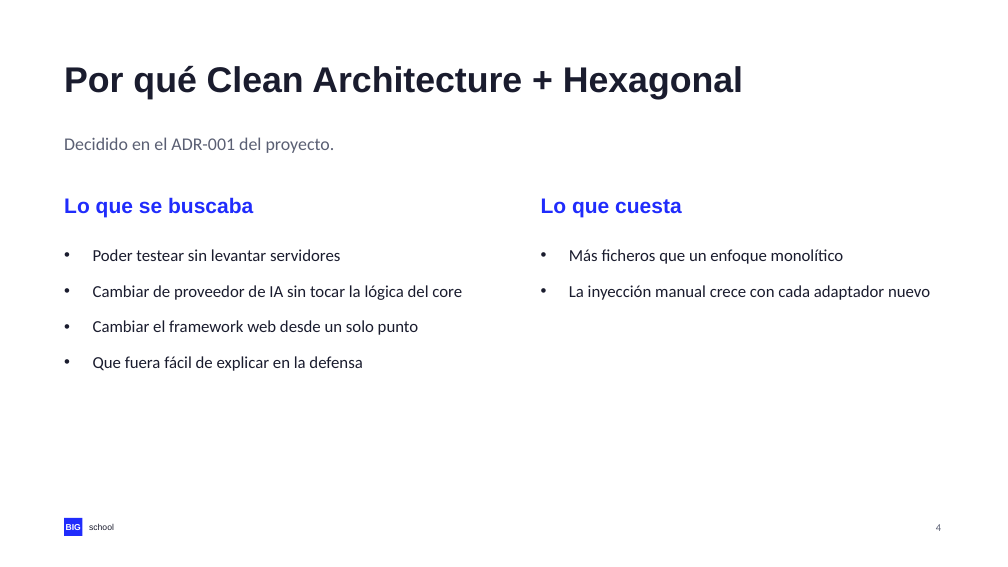
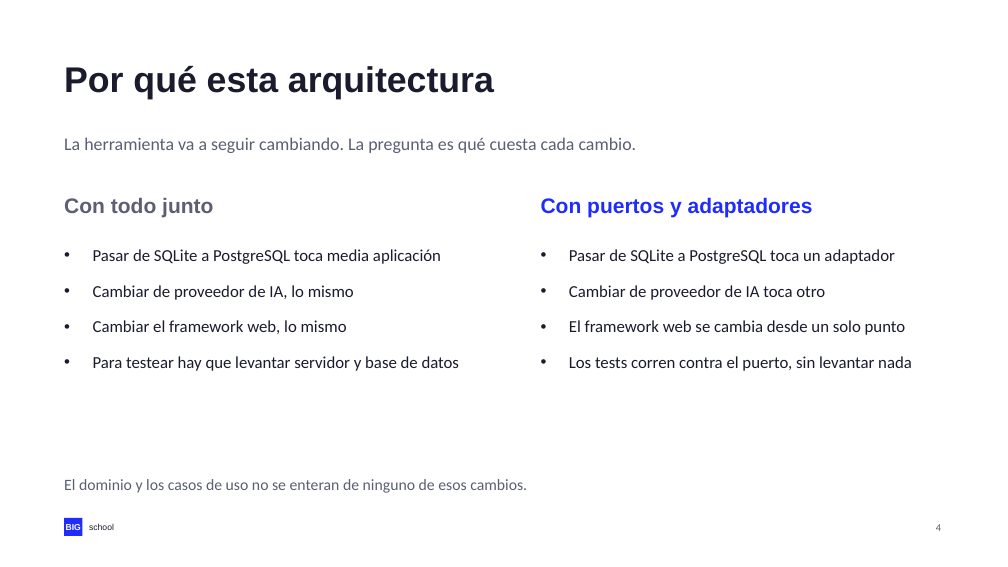
Before and after one commit to NovilloQuinta/intelligent-automotive-diagnostics, a slide deck: slide 4 of docs/presentacion/tfm-intelligent-automotive-diagnostics.pptx. Drawn at 1008x567 pixels with LibreOffice and Linux fonts; fonts in the diff are those of the drawing. Boxes give left, top, right and bottom in pixels: in the first picture for what was removed or moved away, otherwise in the second. Text is boxed around its words. In the diff, an @@ line names an element or a change of style, - is before the commit and + after.

Commit message:
docs(tfm): arquitectura por coste del cambio, no por objetivos

```diff
--- a/docs/presentacion/tfm-intelligent-automotive-diagnostics.pptx
+++ b/docs/presentacion/tfm-intelligent-automotive-diagnostics.pptx
@@ text at bbox=[64, 66, 494, 99]: text changed @@
-Por qué Clean Architecture + Hexagonal
+Por qué esta arquitectura
@@ text at bbox=[64, 137, 637, 153]: text changed @@
-Decidido en el ADR-001 del proyecto.
+La herramienta va a seguir cambiando. La pregunta es qué cuesta cada cambio.
@@ text at bbox=[64, 198, 213, 218]: text changed; text colour #202CFC to #5A5F73 @@
-Lo que se buscaba
+Con todo junto
@@ text at bbox=[541, 197, 813, 218]: text changed @@
-Lo que cuesta
+Con puertos y adaptadores
@@ text at bbox=[93, 249, 459, 371]: text changed @@
-• Poder testear sin levantar servidores
-• Cambiar de proveedor de IA sin tocar la lógica del core
-• Cambiar el framework web desde un solo punto
-• Que fuera fácil de explicar en la defensa
+• Pasar de SQLite a PostgreSQL toca media aplicación
+• Cambiar de proveedor de IA, lo mismo
+• Cambiar el framework web, lo mismo
+• Para testear hay que levantar servidor y base de datos
@@ text at bbox=[569, 249, 912, 371]: text changed @@
-• Más ficheros que un enfoque monolítico
-• La inyección manual crece con cada adaptador nuevo
+• Pasar de SQLite a PostgreSQL toca un adaptador
+• Cambiar de proveedor de IA toca otro
+• El framework web se cambia desde un solo punto
+• Los tests corren contra el puerto, sin levantar nada
@@ text added at bbox=[64, 479, 527, 493], 15 pt, text #5A5F73 @@
+El dominio y los casos de uso no se enteran de ninguno de esos cambios.
```
Also in this commit, not shown: 1 other file.
